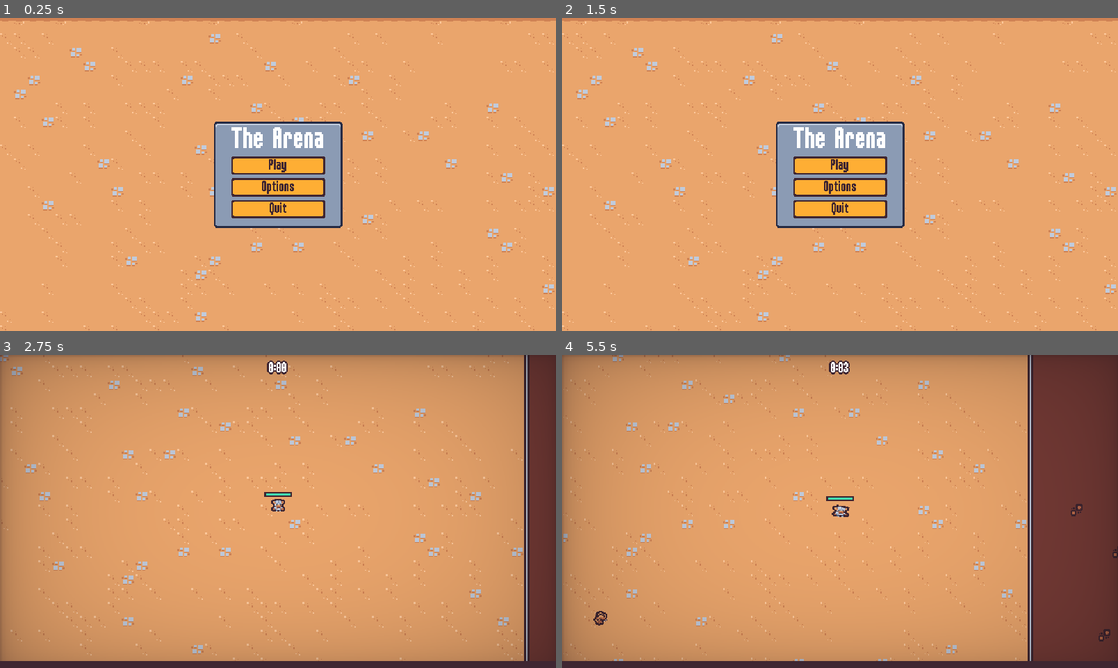
Above: before the commit, frames 1-4 (two rows, left to right).
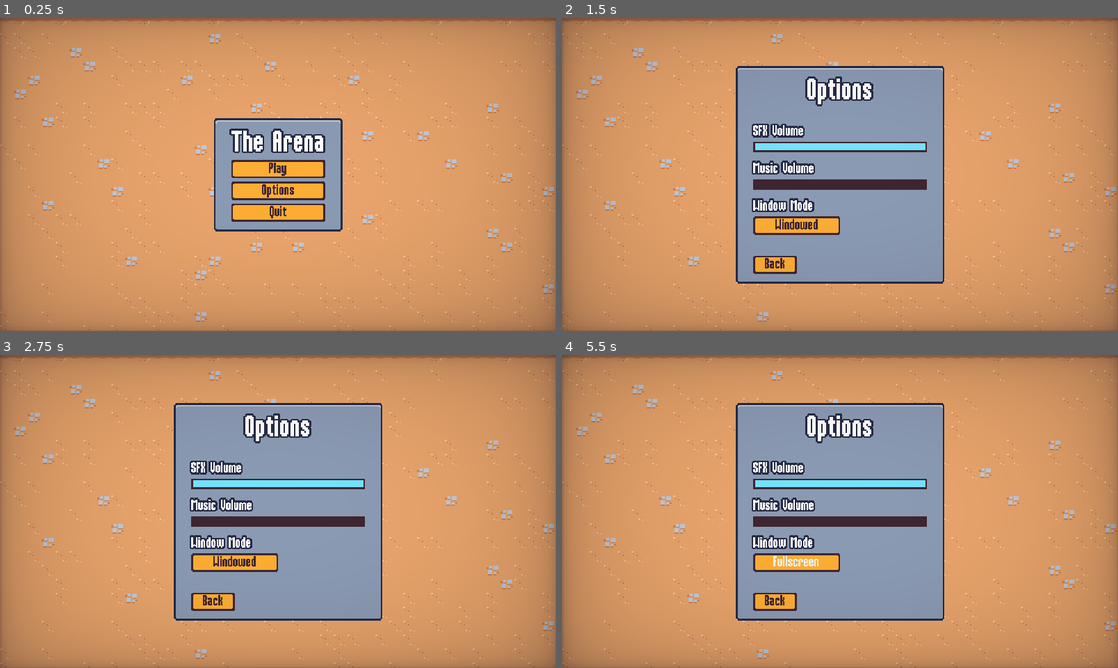
Above: after the commit, the same moments.

Repository: pawan-bilkhu/2Dsurvivor
Game: Godot game, scene res://scenes/ui/main_menu.tscn
The game is run twice, just before and just after one commit, with the same random seed, the same clock (stepped at 60 frames per second) and the same inputs.
Inputs (mouse positions are in pixels of both pictures, inside the frame that each line leads up to):
- Up to frame 1 (0.25 s): no input
- Up to frame 2 (1.5 s): click "Options" at 0.5 s; click "Back" at 1.25 s
- Up to frame 3 (2.75 s): click "Play" at 2 s
- Up to frame 4 (5.5 s): click (840, 505) at 2.75 s, where only the run after the commit has a clickable "Play"; click (795, 561) at 3.5 s, where only the run after the commit has a clickable "Windowed"; move the mouse to (962, 495) at 4.27 s; press the mouse at (962, 495) at 4.28 s; hold Right (move_right) 4.28-5.03 s; move the mouse to (728, 527) at 5.02 s; release the mouse at (728, 527) at 5.03 s; hold S (move_down) from 5.03 s (still down); click (728, 527) at 5.1 s

The runs differ from the first frame. In frame 1, 36% of the frame differs, in the area x 0-100%, y 0-100%; in frame 2, 56%; in frame 3, 37%; in frame 4, 47%.

Commit message:
Created pause menu, added transition effect between scene changes, updated dagger ability

Diff:
--- a/project.godot
+++ b/project.godot
@@ -19,6 +19,7 @@
 
 GameEvents="*res://scenes/autoload/game_events.tscn"
 MusicPlayer="*res://scenes/autoload/music_player.tscn"
+ScreenTransition="*res://scenes/autoload/screen_transition.tscn"
 
 [debug]
 
@@ -67,6 +68,12 @@
 "events": [Object(InputEventMouseButton,"resource_local_to_scene":false,"resource_name":"","device":-1,"window_id":0,"a …(253 unchanged characters)…
 ]
 }
+pause={
+"deadzone": 0.5,
+"events": [Object(InputEventKey,"resource_local_to_scene":false,"resource_name":"","device":-1,"window_id":0,"alt_pressed":false,"shift_pressed":false,"ctrl_pressed":false,"meta_pressed":false,"pressed":false,"keycode":0,"physical_keycode":4194305,"key_label":0,"unicode":0,"echo":false,"script":null)
+, Object(InputEventKey,"resource_local_to_scene":false,"resource_name":"","device":-1,"window_id":0,"alt_pressed":false,"shift_pressed":false,"ctrl_pressed":false,"meta_pressed":false,"pressed":false,"keycode":0,"physical_keycode":80,"key_label":0,"unicode":112,"echo":false,"script":null)
+]
+}
 
 [layer_names]
 
--- a/resources/theme/theme.tres
+++ b/resources/theme/theme.tres
@@ -41,6 +41,35 @@
 texture_margin_bottom = 3.0
 region_rect = Rect2(4, 20, 8, 8)
 
+[sub_resource type="PlaceholderTexture2D" id="PlaceholderTexture2D_ix0ia"]
+size = Vector2(0, 0)
+
+[sub_resource type="PlaceholderTexture2D" id="PlaceholderTexture2D_6qq3u"]
+size = Vector2(0, 0)
+
+[sub_resource type="StyleBoxFlat" id="StyleBoxFlat_ql2i0"]
+bg_color = Color(0.458824, 0.890196, 1, 1)
+border_width_left = 2
+border_width_top = 2
+border_width_right = 2
+border_width_bottom = 2
+border_color = Color(0.8, 0.8, 0.8, 0)
+
+[sub_resource type="StyleBoxFlat" id="StyleBoxFlat_c636a"]
+bg_color = Color(0.458824, 0.890196, 1, 1)
+border_width_left = 2
+border_width_top = 2
+border_width_right = 2
+border_width_bottom = 2
+border_color = Color(0.8, 0.8, 0.8, 0)
+
+[sub_resource type="StyleBoxFlat" id="StyleBoxFlat_hpdg4"]
+content_margin_left = 2.0
+content_margin_top = 6.0
+content_margin_right = 2.0
+content_margin_bottom = 6.0
+bg_color = Color(0.247059, 0.14902, 0.192157, 1)
+
 [sub_resource type="StyleBoxTexture" id="StyleBoxTexture_hlvm2"]
 texture = ExtResource("1_4xojj")
 texture_margin_left = 12.0
@@ -57,6 +86,12 @@
 default_font_size = 16
 AlternatePanelContainer/base_type = &"PanelContainer"
 AlternatePanelContainer/styles/panel = SubResource("StyleBoxTexture_un86x")
+BlueOutlineLabel/base_type = &"Label"
+BlueOutlineLabel/colors/font_outline_color = Color(0.14902, 0.168627, 0.266667, 1)
+BlueOutlineLabel/colors/font_shadow_color = Color(0.14902, 0.168627, 0.266667, 1)
+BlueOutlineLabel/constants/outline_size = 8
+BlueOutlineLabel/constants/shadow_offset_x = 0
+BlueOutlineLabel/constants/shadow_offset_y = 0
 Button/colors/font_color = Color(0.247059, 0.14902, 0.192157, 1)
 Button/colors/font_hover_color = Color(0.741176, 0.423529, 0.290196, 1)
 Button/colors/font_pressed_color = Color(0.247059, 0.14902, 0.192157, 1)
@@ -65,6 +100,11 @@
 Button/styles/hover = SubResource("StyleBoxTexture_ghgtr")
 Button/styles/normal = SubResource("StyleBoxTexture_yqbh7")
 Button/styles/pressed = SubResource("StyleBoxTexture_c5jch")
+HSlider/icons/grabber = SubResource("PlaceholderTexture2D_ix0ia")
+HSlider/icons/grabber_highlight = SubResource("PlaceholderTexture2D_6qq3u")
+HSlider/styles/grabber_area = SubResource("StyleBoxFlat_ql2i0")
+HSlider/styles/grabber_area_highlight = SubResource("StyleBoxFlat_c636a")
+HSlider/styles/slider = SubResource("StyleBoxFlat_hpdg4")
 Label/constants/line_spacing = 0
 PanelContainer/styles/panel = SubResource("StyleBoxTexture_hlvm2")
 ProgressBar/styles/background = SubResource("StyleBoxFlat_rynui")
--- a/scenes/ability/dagger_ability/dagger_ability.gd
+++ b/scenes/ability/dagger_ability/dagger_ability.gd
@@ -11,16 +11,13 @@
 
 
 func _ready() -> void:
-	var player: Node2D = get_tree().get_first_node_in_group("player")
-	if not player:
-		return
 
-	var player_direction: Vector2 = (player.global_position - target_position).normalized()
 	starting_position = target_position + 30*Vector2.UP
-	rotation = (target_position - global_position).angle() + PI
+	global_position = starting_position
+	rotation = (target_position - global_position).angle() + PI/2
 
 	scale = Vector2.ZERO
-	global_position = starting_position
+
 
 	var tween = create_tween()
 	tween.set_parallel()
--- a/scenes/ability/dagger_ability_controller/dagger_ability_controller.gd
+++ b/scenes/ability/dagger_ability_controller/dagger_ability_controller.gd
@@ -25,15 +25,25 @@
 	if enemies.size() == 0:
 		return
 
-	var enemy_position = enemies[0].global_position + 10*(dagger_quantity / 2)*Vector2.LEFT
-	var distance_to_player: Vector2 = (player.global_position - enemy_position).normalized()
+	var enemy_position = enemies[0].global_position
+	var enemy_velocity = enemies[0].velocity
 
+	var length: float = 20.0 * float(dagger_quantity)
+	var dagger_spacing: float = length / dagger_quantity
 
 	for i in dagger_quantity:
 		var dagger_instance = dagger_ability.instantiate() as DaggerAbility
 		var foreground_layer = get_tree().get_first_node_in_group("foreground_layer")
 
-		dagger_instance.target_position = enemy_position + (i)*10*(dagger_quantity / 2)*Vector2.RIGHT
+		var direction: Vector2 = Vector2.ZERO
+
+		if enemy_velocity.x >= 0:
+			direction = Vector2.RIGHT
+		else:
+			direction = Vector2.LEFT
+
+		dagger_instance.target_position = enemy_position  + (i) * (dagger_spacing) * direction
+
 		foreground_layer.add_child(dagger_instance)
 		dagger_instance.hitbox_component.damage = base_damage * additional_damage_percent
 		await get_tree().create_timer(0.1).timeout
--- a/scenes/ability/hammer_ability_controller/hammer_ability_controller.gd
+++ b/scenes/ability/hammer_ability_controller/hammer_ability_controller.gd
@@ -25,12 +25,6 @@
 		return
 
 
-
-	if enemies.size() == 0:
-		return
-
-
-
 	var hammer_instance = hammer_ability.instantiate() as HammerAbility
 	var foreground_layer = get_tree().get_first_node_in_group("foreground_layer")
 	foreground_layer.add_child(hammer_instance)
--- a/scenes/ability/javelin_ability/javelin_ability.gd
+++ b/scenes/ability/javelin_ability/javelin_ability.gd
@@ -33,7 +33,6 @@
 
 func tween_method(percent: float) -> void:
 
-
 	var enemy_direction: Vector2 = target_position - starting_position
 	var midpoint: Vector2 = starting_position + enemy_direction.orthogonal()
 
--- /dev/null
+++ b/scenes/autoload/screen_transition.gd
@@ -0,0 +1,22 @@
+extends CanvasLayer
+
+signal transition_halfway
+
+@onready var animation_player: AnimationPlayer = $AnimationPlayer
+
+var skip_emit: bool
+
+
+func transition() -> void:
+	skip_emit = false
+	animation_player.play("default")
+	await transition_halfway
+	skip_emit = true
+	animation_player.play_backwards("default")
+
+
+func emit_transitioned_halfway() -> void:
+	if skip_emit:
+		skip_emit = false
+		return
+	transition_halfway.emit()
--- /dev/null
+++ b/scenes/autoload/screen_transition.gdshader
@@ -0,0 +1,15 @@
+shader_type canvas_item;
+
+uniform vec4 transition_color : source_color;
+uniform sampler2D transition_texture : filter_nearest;
+uniform float percent: hint_range(0.0, 1.0);
+
+void fragment() {
+	// Called for every pixel the material is visible on.
+	vec4 transition_texture_color = texture(transition_texture, UV);
+	if (transition_texture_color.r > percent){
+		COLOR.a = 0.0;
+	} else {
+		COLOR = transition_color;
+	}
+}
--- /dev/null
+++ b/scenes/autoload/screen_transition.tscn
@@ -0,0 +1,106 @@
+[gd_scene load_steps=8 format=3 uid="uid://ca1yxm8jwtib2"]
+
+[ext_resource type="Shader" path="res://scenes/autoload/screen_transition.gdshader" id="1_mt0y3"]
+[ext_resource type="Script" path="res://scenes/autoload/screen_transition.gd" id="1_optdg"]
+[ext_resource type="Texture2D" uid="uid://dahujh420ghi7" path="res://assets/ui/screen_transition.png" id="2_0tjxr"]
+
+[sub_resource type="Animation" id="Animation_cy1re"]
+length = 0.001
+tracks/0/type = "value"
+tracks/0/imported = false
+tracks/0/enabled = true
+tracks/0/path = NodePath("ColorRect:material:shader_parameter/percent")
+tracks/0/interp = 1
+tracks/0/loop_wrap = true
+tracks/0/keys = {
+"times": PackedFloat32Array(0),
+"transitions": PackedFloat32Array(1),
+"update": 0,
+"values": [0.0]
+}
+tracks/1/type = "value"
+tracks/1/imported = false
+tracks/1/enabled = true
+tracks/1/path = NodePath("ColorRect:visible")
+tracks/1/interp = 1
+tracks/1/loop_wrap = true
+tracks/1/keys = {
+"times": PackedFloat32Array(0),
+"transitions": PackedFloat32Array(1),
+"update": 1,
+"values": [false]
+}
+
+[sub_resource type="Animation" id="Animation_30fox"]
+resource_name = "default"
+length = 0.4
+step = 0.01
+tracks/0/type = "value"
+tracks/0/imported = false
+tracks/0/enabled = true
+tracks/0/path = NodePath("ColorRect:material:shader_parameter/percent")
+tracks/0/interp = 2
+tracks/0/loop_wrap = true
+tracks/0/keys = {
+"times": PackedFloat32Array(0, 0.4),
+"transitions": PackedFloat32Array(1, 2),
+"update": 0,
+"values": [0.0, 1.0]
+}
+tracks/1/type = "method"
+tracks/1/imported = false
+tracks/1/enabled = true
+tracks/1/path = NodePath(".")
+tracks/1/interp = 1
+tracks/1/loop_wrap = true
+tracks/1/keys = {
+"times": PackedFloat32Array(0.4),
+"transitions": PackedFloat32Array(1),
+"values": [{
+"args": [],
+"method": &"emit_transitioned_halfway"
+}]
+}
+tracks/2/type = "value"
+tracks/2/imported = false
+tracks/2/enabled = true
+tracks/2/path = NodePath("ColorRect:visible")
+tracks/2/interp = 1
+tracks/2/loop_wrap = true
+tracks/2/keys = {
+"times": PackedFloat32Array(0, 0.01),
+"transitions": PackedFloat32Array(1, 1),
+"update": 1,
+"values": [false, true]
+}
+
+[sub_resource type="AnimationLibrary" id="AnimationLibrary_12dux"]
+_data = {
+"RESET": SubResource("Animation_cy1re"),
+"default": SubResource("Animation_30fox")
+}
+
+[sub_resource type="ShaderMaterial" id="ShaderMaterial_47emf"]
+shader = ExtResource("1_mt0y3")
+shader_parameter/transition_color = Color(0.247059, 0.14902, 0.192157, 1)
+shader_parameter/percent = 0.0
+shader_parameter/transition_texture = ExtResource("2_0tjxr")
+
+[node name="ScreenTransition" type="CanvasLayer"]
+process_mode = 3
+layer = 5
+script = ExtResource("1_optdg")
+
+[node name="AnimationPlayer" type="AnimationPlayer" parent="."]
+libraries = {
+"": SubResource("AnimationLibrary_12dux")
+}
+
+[node name="ColorRect" type="ColorRect" parent="."]
+visible = false
+material = SubResource("ShaderMaterial_47emf")
+anchors_preset = 15
+anchor_right = 1.0
+anchor_bottom = 1.0
+grow_horizontal = 2
+grow_vertical = 2
--- a/scenes/game_object/player/player_sprite.gd
+++ b/scenes/game_object/player/player_sprite.gd
@@ -12,6 +12,7 @@
 
 var number_colliding_bodies: int = 0
 var base_speed: float = 0.0
+
 
 func _ready() -> void:
 	base_speed = velocity_component.max_speed
--- a/scenes/main/main.gd
+++ b/scenes/main/main.gd
@@ -2,9 +2,16 @@
 
 @export var end_screen_scene: PackedScene
 
+var pause_menu_scene: PackedScene = preload("res://scenes/ui/pause_menu.tscn")
 
 func _ready() -> void:
 	%Player.health_component.died.connect(on_player_died)
+
+
+func _unhandled_input(event: InputEvent) -> void:
+	if event.is_action_pressed("pause"):
+		add_child(pause_menu_scene.instantiate())
+		get_tree().root.set_input_as_handled()
 
 
 func on_player_died() -> void:
--- a/scenes/ui/ability_upgrade_card.tscn
+++ b/scenes/ui/ability_upgrade_card.tscn
@@ -256,8 +256,7 @@
 [node name="NameLabel" type="Label" parent="MarginContainer/VBoxContainer/HBoxContainer/PanelContainer"]
 unique_name_in_owner = true
 layout_mode = 2
-theme_override_colors/font_outline_color = Color(0.14902, 0.168627, 0.266667, 1)
-theme_override_constants/outline_size = 6
+theme_type_variation = &"BlueOutlineLabel"
 theme_override_font_sizes/font_size = 32
 text = "Test name"
 horizontal_alignment = 1
@@ -267,11 +266,10 @@
 [node name="DescriptionLabel" type="Label" parent="MarginContainer/VBoxContainer"]
 unique_name_in_owner = true
 layout_mode = 2
+theme_type_variation = &"BlueOutlineLabel"
 theme_override_colors/font_shadow_color = Color(0.14902, 0.168627, 0.266667, 1)
-theme_override_colors/font_outline_color = Color(0.14902, 0.168627, 0.266667, 1)
 theme_override_constants/shadow_offset_x = 0
 theme_override_constants/shadow_offset_y = 0
-theme_override_constants/outline_size = 8
 text = "Write some description here asdfasdfa"
 autowrap_mode = 2
 
--- a/scenes/ui/end_screen.gd
+++ b/scenes/ui/end_screen.gd
@@ -37,9 +37,14 @@
 
 
 func on_restart_button_pressed() -> void:
+	ScreenTransition.transition()
+	await ScreenTransition.transition_halfway
 	get_tree().paused = false
 	get_tree().change_scene_to_file("res://scenes/main/main.tscn")
 
 
 func on_quit_button_pressed() -> void:
-	get_tree().quit()
+	ScreenTransition.transition()
+	await ScreenTransition.transition_halfway
+	get_tree().paused = false
+	get_tree().change_scene_to_file("res://scenes/ui/main_menu.tscn")
--- a/scenes/ui/end_screen.tscn
+++ b/scenes/ui/end_screen.tscn
@@ -107,10 +107,7 @@
 [node name="TitleLabel" type="Label" parent="MarginContainer/PanelContainer/MarginContainer/VBoxContainer"]
 unique_name_in_owner = true
 layout_mode = 2
-theme_override_colors/font_shadow_color = Color(0.14902, 0.168627, 0.266667, 1)
-theme_override_colors/font_outline_color = Color(0.14902, 0.168627, 0.266667, 1)
-theme_override_constants/shadow_offset_x = 0
-theme_override_constants/shadow_offset_y = 0
+theme_type_variation = &"BlueOutlineLabel"
 theme_override_constants/outline_size = 8
 theme_override_font_sizes/font_size = 32
 text = "Victory"
@@ -120,10 +117,7 @@
 [node name="DescriptionLabel" type="Label" parent="MarginContainer/PanelContainer/MarginContainer/VBoxContainer"]
 unique_name_in_owner = true
 layout_mode = 2
-theme_override_colors/font_shadow_color = Color(0.14902, 0.168627, 0.266667, 1)
-theme_override_colors/font_outline_color = Color(0.14902, 0.168627, 0.266667, 1)
-theme_override_constants/shadow_offset_x = 0
-theme_override_constants/shadow_offset_y = 0
+theme_type_variation = &"BlueOutlineLabel"
 theme_override_constants/outline_size = 8
 text = "You Won!"
 
@@ -138,7 +132,7 @@
 [node name="QuitButton" parent="MarginContainer/PanelContainer/MarginContainer/VBoxContainer/VBoxContainer" instance=ExtResource("2_vf3ie")]
 unique_name_in_owner = true
 layout_mode = 2
-text = "Quit
+text = "Quit To Menu
 "
 
 [node name="VictoryStreamPlayer" type="AudioStreamPlayer" parent="."]
--- a/scenes/ui/main_menu.gd
+++ b/scenes/ui/main_menu.gd
@@ -13,10 +13,14 @@
 
 
 func on_play_pressed() -> void:
+	ScreenTransition.transition()
+	await ScreenTransition.transition_halfway
 	get_tree().change_scene_to_file("res://scenes/main/main.tscn")
 
 
 func on_options_pressed() -> void:
+	ScreenTransition.transition()
+	await ScreenTransition.transition_halfway
 	var options_instance = options_scene.instantiate()
 	add_child(options_instance)
 	options_instance.back_pressed.connect(on_options_closed.bind(options_instance))
--- a/scenes/ui/main_menu.tscn
+++ b/scenes/ui/main_menu.tscn
@@ -1,11 +1,15 @@
-[gd_scene load_steps=4 format=3 uid="uid://bjrcxsyxlpkrc"]
+[gd_scene load_steps=5 format=3 uid="uid://bjrcxsyxlpkrc"]
 
 [ext_resource type="TileSet" uid="uid://bdnqqncmhiuei" path="res://resources/tile_set.tres" id="1_gq3ij"]
 [ext_resource type="Script" path="res://scenes/ui/main_menu.gd" id="1_j6svg"]
+[ext_resource type="PackedScene" uid="uid://bbs0hyawjshss" path="res://scenes/ui/vignette.tscn" id="2_kabd4"]
 [ext_resource type="PackedScene" uid="uid://b8r6mlhd6vom5" path="res://scenes/ui/sound_button.tscn" id="2_tbpi7"]
 
 [node name="MainMenu" type="CanvasLayer"]
 script = ExtResource("1_j6svg")
+
+[node name="Vignette" parent="." instance=ExtResource("2_kabd4")]
+layer = 2
 
 [node name="TileMap" type="TileMap" parent="."]
 position = Vector2(-1, -1)
@@ -28,6 +32,7 @@
 [node name="MarginContainer" type="MarginContainer" parent="MarginContainer/PanelContainer"]
 layout_mode = 2
 theme_override_constants/margin_left = 8
+theme_override_constants/margin_top = 8
 theme_override_constants/margin_right = 8
 theme_override_constants/margin_bottom = 8
 
@@ -38,6 +43,7 @@
 
 [node name="Label" type="Label" parent="MarginContainer/PanelContainer/MarginContainer/VBoxContainer"]
 layout_mode = 2
+theme_type_variation = &"BlueOutlineLabel"
 theme_override_font_sizes/font_size = 32
 text = "The Arena"
 
--- a/scenes/ui/options_menu.gd
+++ b/scenes/ui/options_menu.gd
@@ -53,4 +53,6 @@
 
 
 func on_back_pressed() -> void:
+	ScreenTransition.transition()
+	await ScreenTransition.transition_halfway
 	back_pressed.emit()
--- a/scenes/ui/options_menu.tscn
+++ b/scenes/ui/options_menu.tscn
@@ -1,12 +1,17 @@
-[gd_scene load_steps=4 format=3 uid="uid://chvj7e3b3n81v"]
+[gd_scene load_steps=5 format=3 uid="uid://chvj7e3b3n81v"]
 
 [ext_resource type="Script" path="res://scenes/ui/options_menu.gd" id="1_iijdi"]
+[ext_resource type="PackedScene" uid="uid://bbs0hyawjshss" path="res://scenes/ui/vignette.tscn" id="2_7nw72"]
 [ext_resource type="TileSet" uid="uid://bdnqqncmhiuei" path="res://resources/tile_set.tres" id="2_m7ovo"]
 [ext_resource type="PackedScene" uid="uid://b8r6mlhd6vom5" path="res://scenes/ui/sound_button.tscn" id="3_6i3uw"]
 
 [node name="OptionsMenu" type="CanvasLayer"]
 process_mode = 3
+layer = 2
 script = ExtResource("1_iijdi")
+
+[node name="Vignette" parent="." instance=ExtResource("2_7nw72")]
+layer = 3
 
 [node name="TileMap" type="TileMap" parent="."]
 position = Vector2(-1, -1)
@@ -29,6 +34,7 @@
 [node name="MarginContainer" type="MarginContainer" parent="MarginContainer/PanelContainer"]
 layout_mode = 2
 theme_override_constants/margin_left = 8
+theme_override_constants/margin_top = 8
 theme_override_constants/margin_right = 8
 theme_override_constants/margin_bottom = 8
 
@@ -41,6 +47,7 @@
 
 [node name="Label" type="Label" parent="MarginContainer/PanelContainer/MarginContainer/VBoxContainer"]
 layout_mode = 2
+theme_type_variation = &"BlueOutlineLabel"
 theme_override_font_sizes/font_size = 32
 text = "Options
 "
@@ -55,6 +62,7 @@
 
 [node name="Label" type="Label" parent="MarginContainer/PanelContainer/MarginContainer/VBoxContainer/VBoxContainer/SFXOptionContainer"]
 layout_mode = 2
+theme_type_variation = &"BlueOutlineLabel"
 text = "SFX Volume"
 
 [node name="SFXSlider" type="HSlider" parent="MarginContainer/PanelContainer/MarginContainer/VBoxContainer/VBoxContainer/SFXOptionContainer"]
@@ -68,6 +76,7 @@
 
 [node name="Label" type="Label" parent="MarginContainer/PanelContainer/MarginContainer/VBoxContainer/VBoxContainer/MusicOptionContainer"]
 layout_mode = 2
+theme_type_variation = &"BlueOutlineLabel"
 text = "Music Volume"
 
 [node name="MusicSlider" type="HSlider" parent="MarginContainer/PanelContainer/MarginContainer/VBoxContainer/VBoxContainer/MusicOptionContainer"]
@@ -75,12 +84,14 @@
 layout_mode = 2
 max_value = 1.0
 step = 0.01
+value = 0.5
 
 [node name="WindowOptionContainer" type="VBoxContainer" parent="MarginContainer/PanelContainer/MarginContainer/VBoxContainer/VBoxContainer"]
 layout_mode = 2
 
 [node name="Label" type="Label" parent="MarginContainer/PanelContainer/MarginContainer/VBoxContainer/VBoxContainer/WindowOptionContainer"]
 layout_mode = 2
+theme_type_variation = &"BlueOutlineLabel"
 text = "Window Mode"
 
 [node name="WindowButton" parent="MarginContainer/PanelContainer/MarginContainer/VBoxContainer/VBoxContainer/WindowOptionContainer" instance=ExtResource("3_6i3uw")]
--- /dev/null
+++ b/scenes/ui/pause_menu.gd
@@ -0,0 +1,73 @@
+extends CanvasLayer
+
+@onready var animation_player: AnimationPlayer = $AnimationPlayer
+@onready var panel_container: PanelContainer = %PanelContainer
+@onready var resume_button: Button = %ResumeButton
+@onready var options_button: Button = %OptionsButton
+@onready var quit_to_menu_button: Button = %QuitToMenuButton
+
+var options_menu_scene: PackedScene = preload("res://scenes/ui/options_menu.tscn")
+
+var is_closing: bool = false
+
+func _ready() -> void:
+	get_tree().paused = true
+	panel_container.pivot_offset = panel_container.size / 2
+
+	resume_button.pressed.connect(on_resume_pressed)
+	options_button.pressed.connect(on_options_pressed)
+	quit_to_menu_button.pressed.connect(on_quit_pressed)
+
+	animation_player.play("default")
+
+	var tween = create_tween()
+	tween.tween_property(panel_container, "scale", Vector2.ZERO, 0)
+	tween.tween_property(panel_container, "scale", Vector2.ONE, 0.3)\
+	.set_ease(Tween.EASE_OUT).set_trans(Tween.TRANS_BACK)
+
+
+func _unhandled_input(event: InputEvent) -> void:
+	if event.is_action_pressed("pause"):
+		close()
+		get_tree().root.set_input_as_handled()
+
+
+func close() -> void:
+	if is_closing:
+		return
+
+	is_closing = true
+	animation_player.play_backwards("default")
+
+	var tween = create_tween()
+	tween.tween_property(panel_container, "scale", Vector2.ONE, 0)
+	tween.tween_property(panel_container, "scale", Vector2.ZERO, 0.3)\
+	.set_ease(Tween.EASE_IN).set_trans(Tween.TRANS_BACK)
+
+	await tween.finished
+
+	get_tree().paused = false
+	queue_free()
+
+
+func on_resume_pressed() -> void:
+	close()
+
+
+func on_options_pressed() -> void:
+	ScreenTransition.transition()
+	await ScreenTransition.transition_halfway
+	var options_menu_instance = options_menu_scene.instantiate()
+	add_child(options_menu_instance)
+	options_menu_instance.back_pressed.connect(on_options_back_pressed.bind(options_menu_instance))
+
+
+func on_options_back_pressed(options_menu) -> void:
+	options_menu.queue_free()
+
+
+func on_quit_pressed() -> void:
+	get_tree().paused = false
+	ScreenTransition.transition()
+	await ScreenTransition.transition_halfway
+	get_tree().change_scene_to_file("res://scenes/ui/main_menu.tscn")
--- /dev/null
+++ b/scenes/ui/pause_menu.tscn
@@ -0,0 +1,113 @@
+[gd_scene load_steps=6 format=3 uid="uid://dl65uitqlh861"]
+
+[ext_resource type="Script" path="res://scenes/ui/pause_menu.gd" id="1_xoj0h"]
+[ext_resource type="PackedScene" uid="uid://b8r6mlhd6vom5" path="res://scenes/ui/sound_button.tscn" id="4_4deqt"]
+
+[sub_resource type="Animation" id="Animation_n2t3g"]
+length = 0.001
+tracks/0/type = "value"
+tracks/0/imported = false
+tracks/0/enabled = true
+tracks/0/path = NodePath("ColorRect:modulate")
+tracks/0/interp = 1
+tracks/0/loop_wrap = true
+tracks/0/keys = {
+"times": PackedFloat32Array(0),
+"transitions": PackedFloat32Array(1),
+"update": 0,
+"values": [Color(1, 1, 1, 1)]
+}
+
+[sub_resource type="Animation" id="Animation_s83e3"]
+resource_name = "default"
+length = 0.15
+step = 0.05
+tracks/0/type = "value"
+tracks/0/imported = false
+tracks/0/enabled = true
+tracks/0/path = NodePath("ColorRect:modulate")
+tracks/0/interp = 2
+tracks/0/loop_wrap = true
+tracks/0/keys = {
+"times": PackedFloat32Array(0, 0.15),
+"transitions": PackedFloat32Array(1, 1),
+"update": 0,
+"values": [Color(1, 1, 1, 0), Color(1, 1, 1, 1)]
+}
+
+[sub_resource type="AnimationLibrary" id="AnimationLibrary_k1dw2"]
+_data = {
+"RESET": SubResource("Animation_n2t3g"),
+"default": SubResource("Animation_s83e3")
+}
+
+[node name="PauseMenu" type="CanvasLayer"]
+process_mode = 3
+script = ExtResource("1_xoj0h")
+
+[node name="AnimationPlayer" type="AnimationPlayer" parent="."]
+libraries = {
+"": SubResource("AnimationLibrary_k1dw2")
+}
+
+[node name="ColorRect" type="ColorRect" parent="."]
+anchors_preset = 15
+anchor_right = 1.0
+anchor_bottom = 1.0
+grow_horizontal = 2
+grow_vertical = 2
+color = Color(0.607843, 0.298039, 0.639216, 0.352941)
+
+[node name="MarginContainer" type="MarginContainer" parent="."]
+anchors_preset = 15
+anchor_right = 1.0
+anchor_bottom = 1.0
+grow_horizontal = 2
+grow_vertical = 2
+
+[node name="PanelContainer" type="PanelContainer" parent="MarginContainer"]
+unique_name_in_owner = true
+custom_minimum_size = Vector2(180, 140)
+layout_mode = 2
+size_flags_horizontal = 4
+size_flags_vertical = 4
+
+[node name="MarginContainer" type="MarginContainer" parent="MarginContainer/PanelContainer"]
+layout_mode = 2
+theme_override_constants/margin_left = 8
+theme_override_constants/margin_top = 8
+theme_override_constants/margin_right = 8
+theme_override_constants/margin_bottom = 8
+
+[node name="VBoxContainer" type="VBoxContainer" parent="MarginContainer/PanelContainer/MarginContainer"]
+custom_minimum_size = Vector2(150, 0)
+layout_mode = 2
+size_flags_horizontal = 4
+size_flags_vertical = 4
+
+[node name="Label" type="Label" parent="MarginContainer/PanelContainer/MarginContainer/VBoxContainer"]
+layout_mode = 2
+theme_type_variation = &"BlueOutlineLabel"
+theme_override_font_sizes/font_size = 32
+text = "PAUSED"
+horizontal_alignment = 1
+
+[node name="VBoxContainer" type="VBoxContainer" parent="MarginContainer/PanelContainer/MarginContainer/VBoxContainer"]
+custom_minimum_size = Vector2(100, 0)
+layout_mode = 2
+size_flags_horizontal = 4
+
+[node name="ResumeButton" parent="MarginContainer/PanelContainer/MarginContainer/VBoxContainer/VBoxContainer" instance=ExtResource("4_4deqt")]
+unique_name_in_owner = true
+layout_mode = 2
+text = "Resume"
+
+[node name="OptionsButton" parent="MarginContainer/PanelContainer/MarginContainer/VBoxContainer/VBoxContainer" instance=ExtResource("4_4deqt")]
+unique_name_in_owner = true
+layout_mode = 2
+text = "Options"
+
+[node name="QuitToMenuButton" parent="MarginContainer/PanelContainer/MarginContainer/VBoxContainer/VBoxContainer" instance=ExtResource("4_4deqt")]
+unique_name_in_owner = true
+layout_mode = 2
+text = "Quit to Menu"
Binary file added: assets/ui/screen_transition.png
Not shown, added: assets/ui/screen_transition.png.import
Not shown: 1 places in resources/theme/theme.tres that only renumber resources
